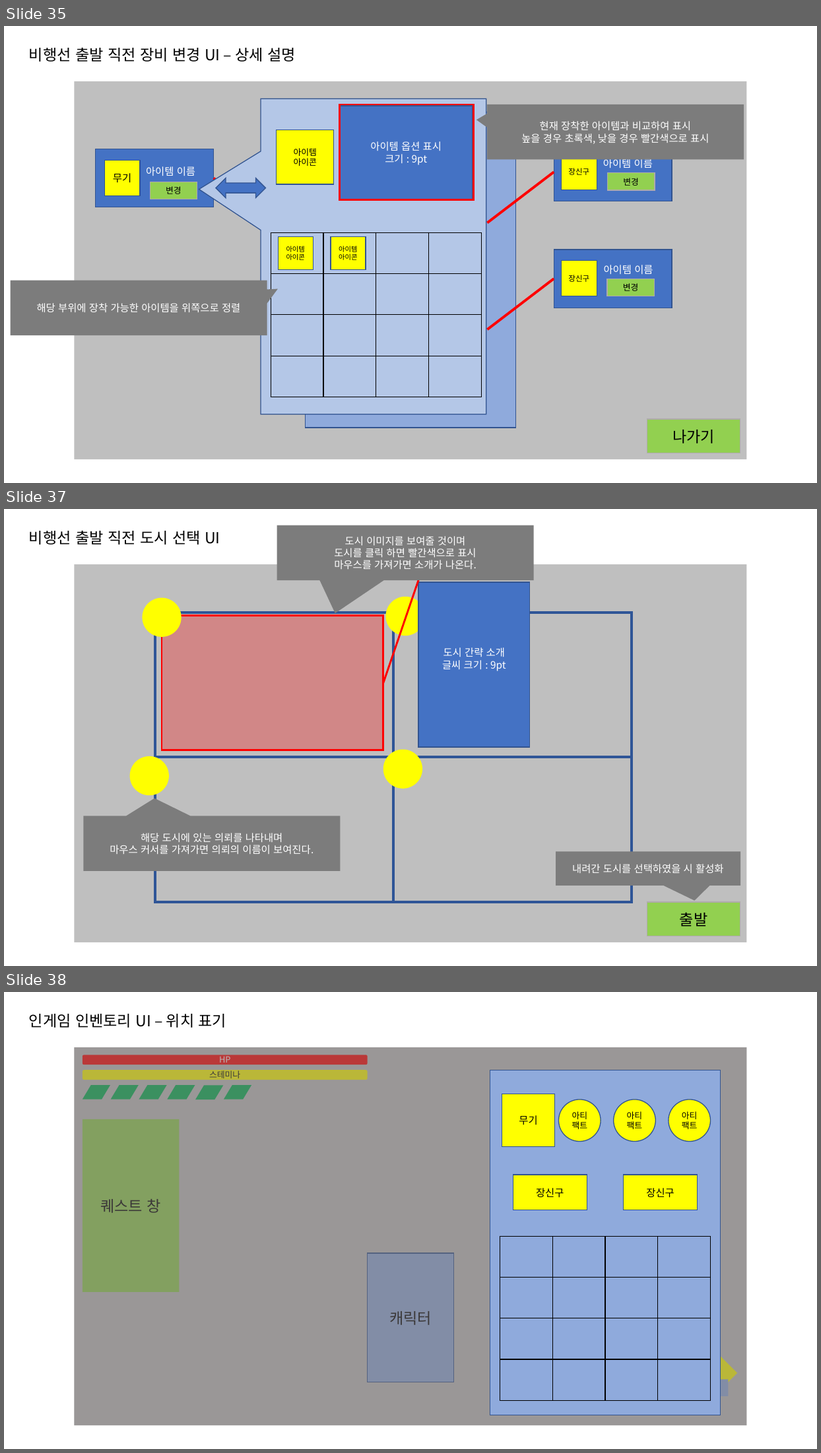
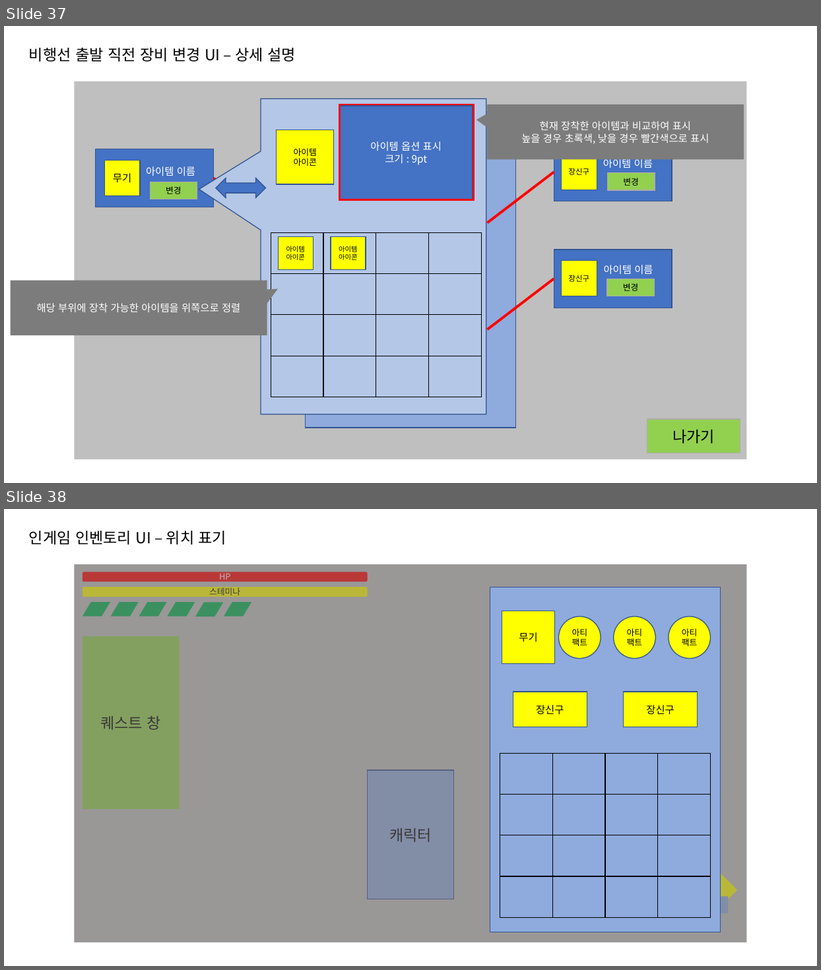
Before and after one commit to go4521304/Backyeah, a slide deck: document/UI기획서초안_ver1.1.pptx. Shown one above the other, each under a label of ours: slides 35, 37 and 38 before the commit, slides 37 and 38 after it; the slides between them are not shown. The pictures are 821x1453 and 821x970 pixels, drawn with LibreOffice and Linux fonts; fonts in the diff are those of the drawing. Boxes give left, top, right and bottom in pixels: in the first picture for what was removed or moved away, otherwise in the second. Text is boxed around its words. In the diff, an @@ line names an element or a change of style, - is before the commit and + after.

```diff
--- a/document/UI기획서초안_ver1.1.pptx
+++ b/document/UI기획서초안_ver1.1.pptx
@@ slide 37 removed at (x1=4, y1=509, x2=817, y2=966), background #FFFFFF @@
@@ speech box removed at (x1=277, y1=525, x2=534, y2=580) @@
-도시 이미지를 보여줄 것이며
-도시를 클릭 하면 빨간색으로 표시
-마우스를 가져가면 소개가 나온다.
@@ text removed at (x1=29, y1=530, x2=220, y2=545) @@
-비행선 출발 직전 도시 선택 UI
@@ rectangle removed at (x1=74, y1=564, x2=747, y2=943) @@
@@ line removed from (384, 683) to (418, 580) @@
@@ rectangle removed at (x1=418, y1=582, x2=531, y2=747) @@
-도시 간략 소개
-글씨 크기 : 9pt
@@ ellipse removed at (x1=143, y1=598, x2=182, y2=637) @@
@@ ellipse removed at (x1=386, y1=597, x2=425, y2=636) @@
@@ rectangle removed at (x1=155, y1=613, x2=632, y2=902) @@
@@ rectangle removed at (x1=162, y1=616, x2=384, y2=751) @@
@@ line removed from (394, 613) to (394, 902) @@
@@ ellipse removed at (x1=129, y1=757, x2=169, y2=795) @@
@@ line removed from (155, 757) to (632, 757) @@
@@ ellipse removed at (x1=384, y1=749, x2=422, y2=788) @@
@@ speech box removed at (x1=83, y1=817, x2=340, y2=871) @@
-해당 도시에 있는 의뢰를 나타내며
-마우스 커서를 가져가면 의뢰의 이름이 보여진다.
@@ speech box removed at (x1=556, y1=852, x2=741, y2=886) @@
-내려간 도시를 선택하였을 시 활성화
@@ rectangle removed at (x1=648, y1=902, x2=741, y2=937) @@
-출발
@@ what was slide 35 is now slide 37 @@
```
Also in this commit, not shown: 2 slides added, 1 other slide removed, 1 other file.
